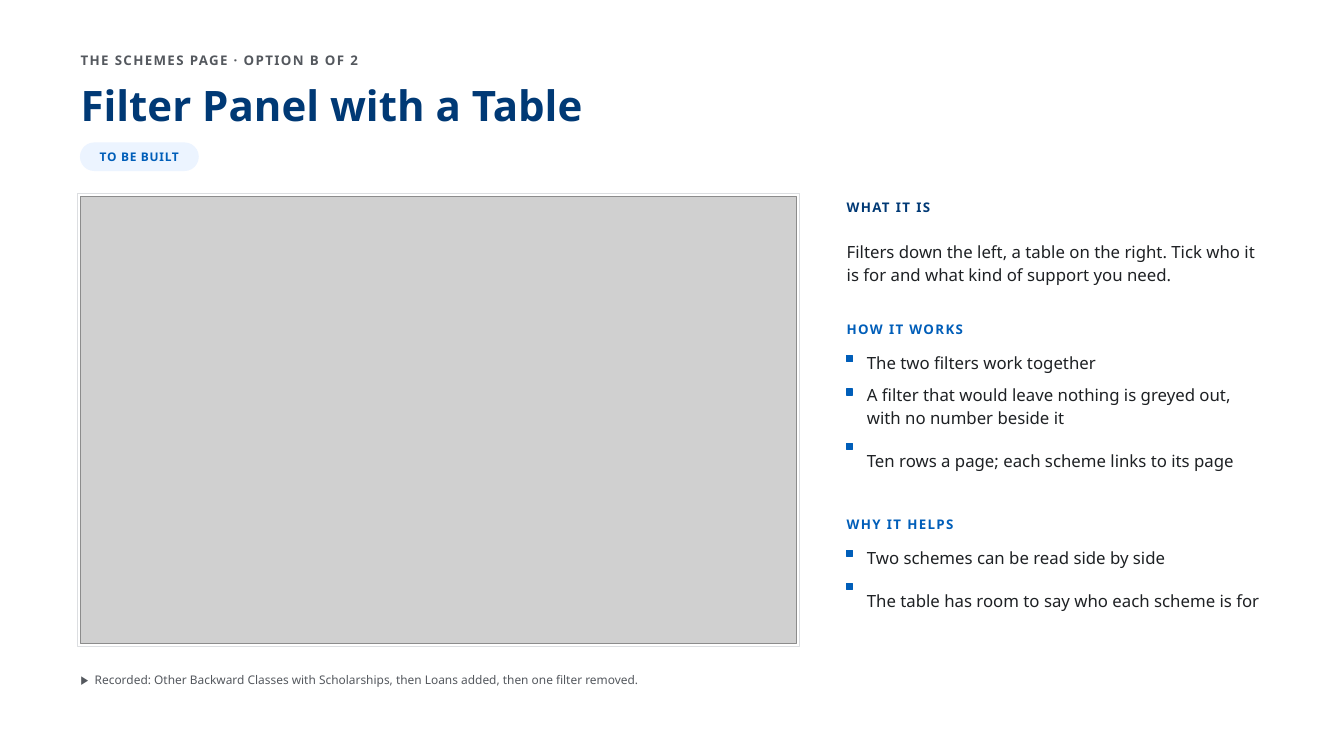
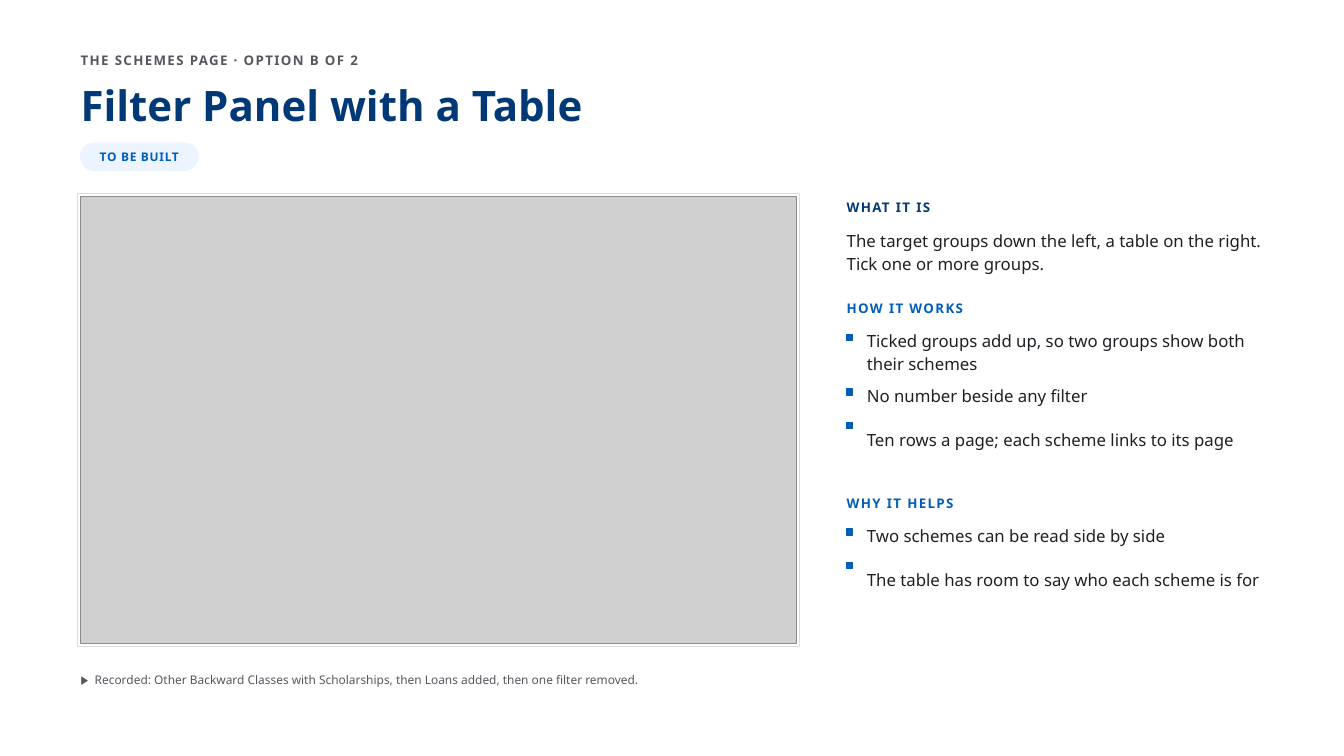
Before and after one commit to AkashShivanand/mosje, a slide deck: slide 9 of docs/plans/MoSJE-Service-Discovery-Options.pptx. Drawn at 1344x756 pixels with LibreOffice and Linux fonts; fonts in the diff are those of the drawing; grey boxes stand for pictures. Boxes give left, top, right and bottom in pixels: in the first picture for what was removed or moved away, otherwise in the second. Text is boxed around its words. In the diff, an @@ line names an element or a change of style, - is before the commit and + after.

```diff
--- a/docs/plans/MoSJE-Service-Discovery-Options.pptx
+++ b/docs/plans/MoSJE-Service-Discovery-Options.pptx
@@ text at <box>847,234,1260,274</box>: text changed @@
-Filters down the left, a table on the right. Tick who it is for and what kind of support you need.
+The target groups down the left, a table on the right. Tick one or more groups.
@@ text at <box>867,334,1245,370</box>: text changed @@
-The two filters work together
+Ticked groups add up, so two groups show both their schemes
@@ text at <box>867,389,1088,406</box>: text changed @@
-A filter that would leave nothing is greyed out, with no number beside it
+No number beside any filter
@@ 5 texts, 4 rectangles: place and size @@
-5 texts, 4 rectangles at <box>847,324,1259,611</box>
+5 texts, 4 rectangles at <box>847,303,1259,590</box>
```
Also in this commit, not shown: 4 other slides changed, 37 other files.
